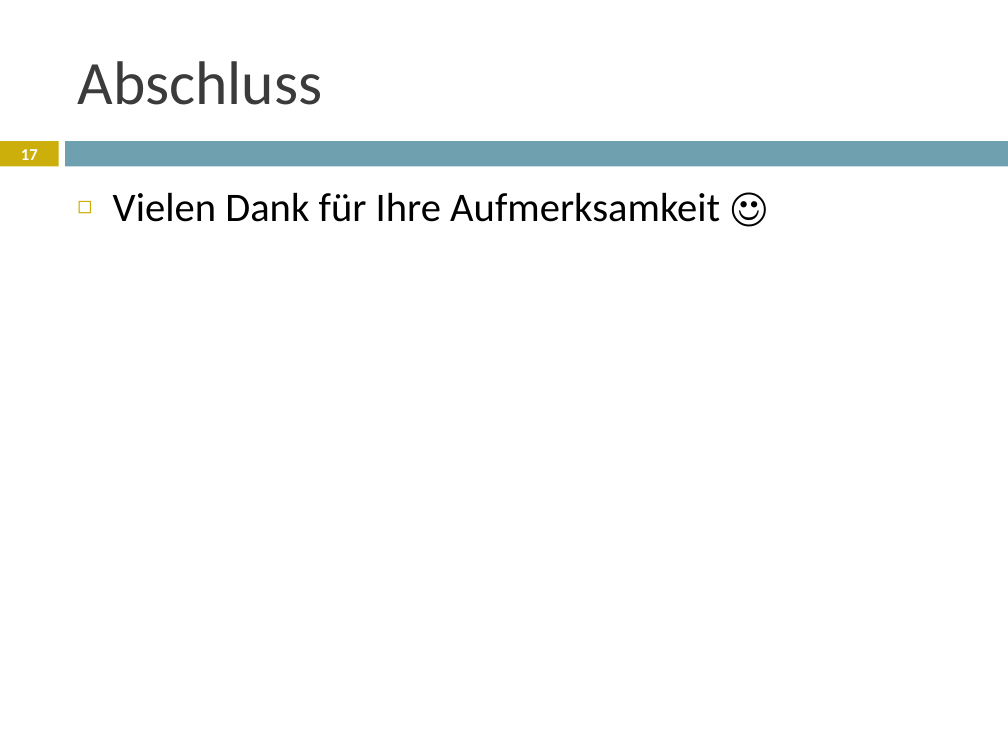
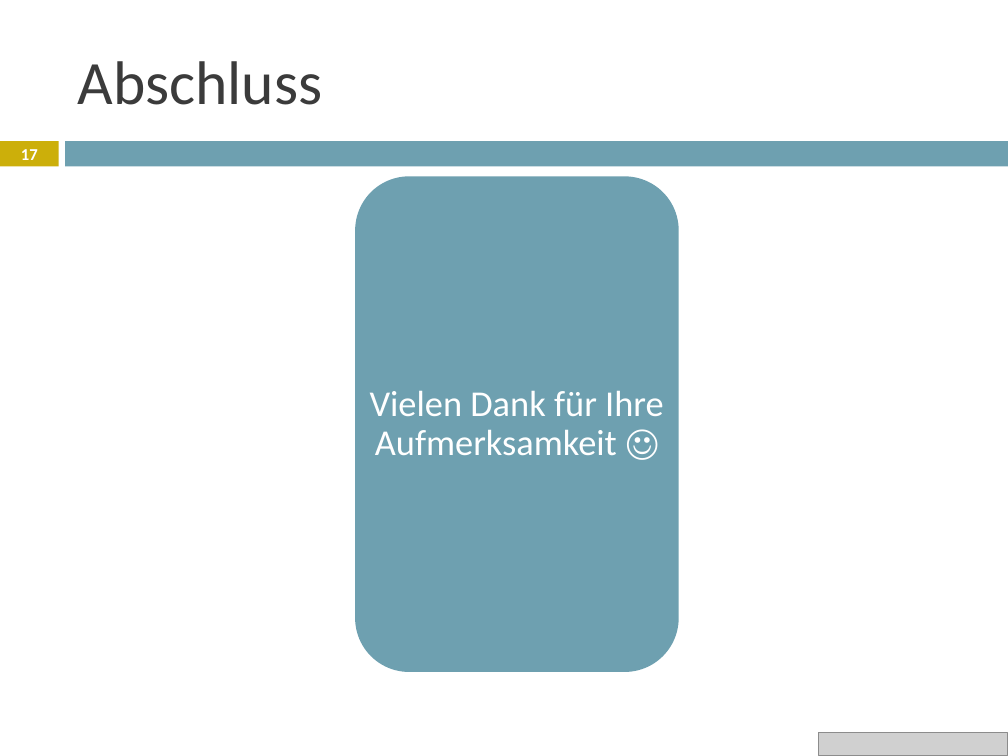
Before and after one commit to janhelmle/weiterbildung_fachinformatiker_ihk_projektantrag, a slide deck: slide 17 of praesentation/Projektpräsentation.pptx. Drawn at 1008x756 pixels with LibreOffice and Linux fonts; fonts in the diff are those of the drawing; grey boxes stand for pictures. Boxes give left, top, right and bottom in pixels: in the first picture for what was removed or moved away, otherwise in the second. Text is boxed around its words. In the diff, an @@ line names an element or a change of style, - is before the commit and + after.

```diff
--- a/praesentation/Projektpräsentation.pptx
+++ b/praesentation/Projektpräsentation.pptx
@@ text "Vielen Dank für Ihre Aufmerksamkeit ...": place and size @@
-text "Vielen Dank für Ihre Aufmerksamkeit ..." at (113, 192, 720, 222)
+text "Vielen Dank für Ihre Aufmerksamkeit ..." at (370, 391, 664, 455)
@@ text "Vielen Dank für Ihre Aufmerksamkeit ..." at (370, 391, 664, 455): size 29 to 26 pt, text colour #000000 to #FFFFFF; alignment left to centre; bullet ◻ to none; line spacing 1 to 0.9; more space between paragraphs; vertical alignment top to middle @@
@@ rounded rectangle added at (355, 176, 678, 672), fill #6EA0B0 @@
@@ picture added at (818, 733, 1008, 756) @@
```
Also in this commit, not shown: 16 other slides changed.
